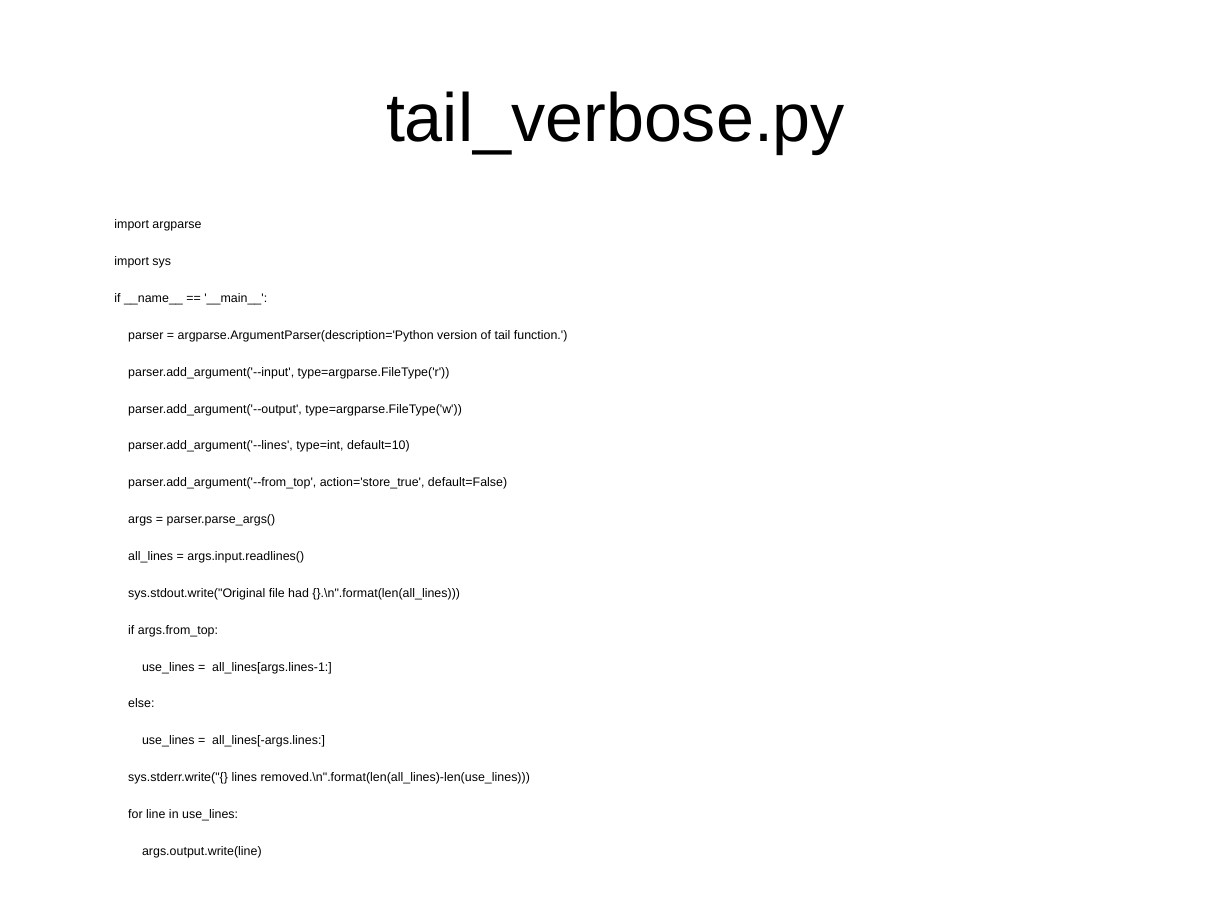
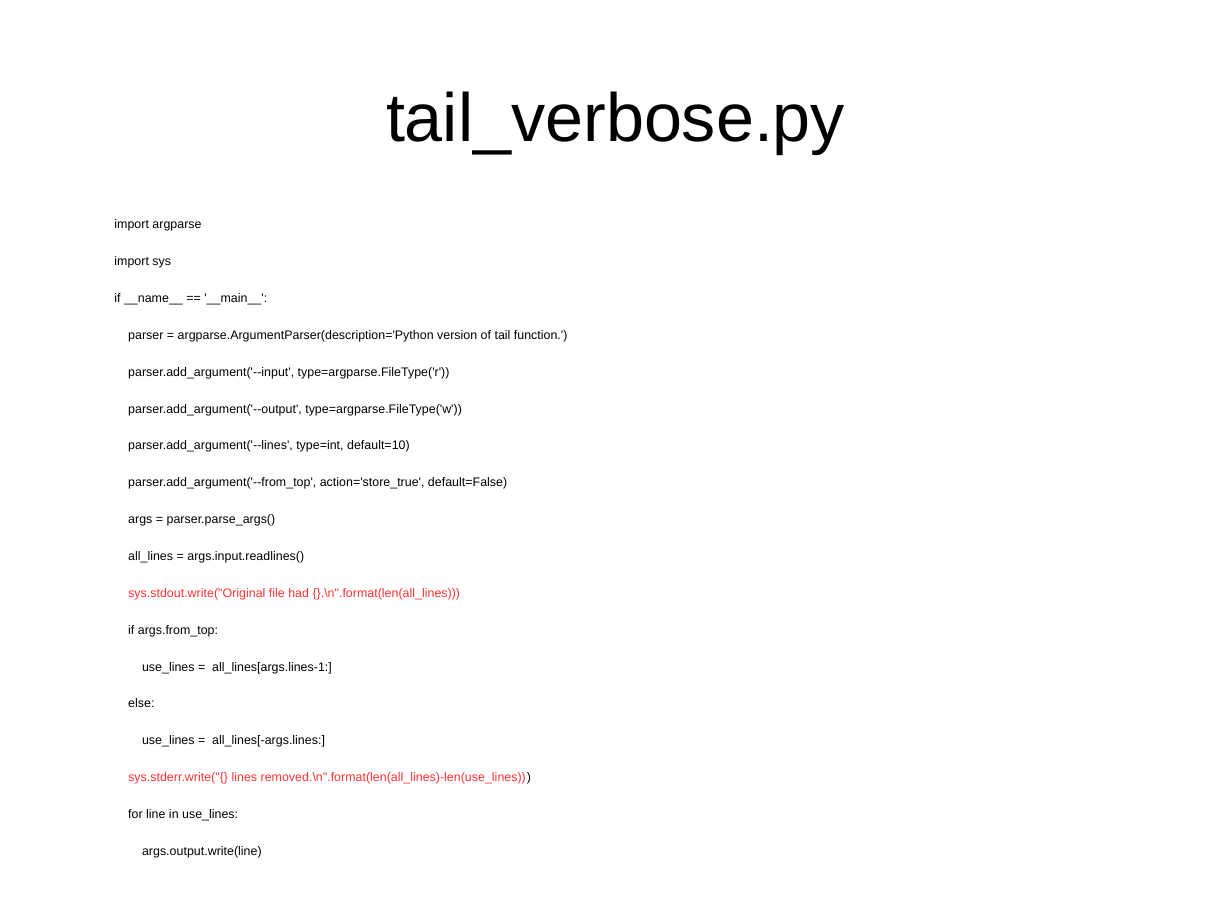
Before and after one commit to Christian-B/galaxy_tutorial, a slide deck: slide 44 of tool_xml.odp. Drawn at 1232x924 pixels with LibreOffice and Linux fonts; fonts in the diff are those of the drawing. Boxes give left, top, right and bottom in pixels: in the first picture for what was removed or moved away, otherwise in the second. Text is boxed around its words. In the diff, an @@ line names an element or a change of style, - is before the commit and + after.

```diff
--- a/tool_xml.odp
+++ b/tool_xml.odp
@@ text at [128,588,531,784]: text colour #000000 to #FF3333 in "sys.stdout.write("Original file had {}.\n".format(len(all_li ...", "sys.stderr.write("{} lines removed.\n".format(len(all_lines) ..." @@
```
Also in this commit, not shown: 7 other slides changed.
